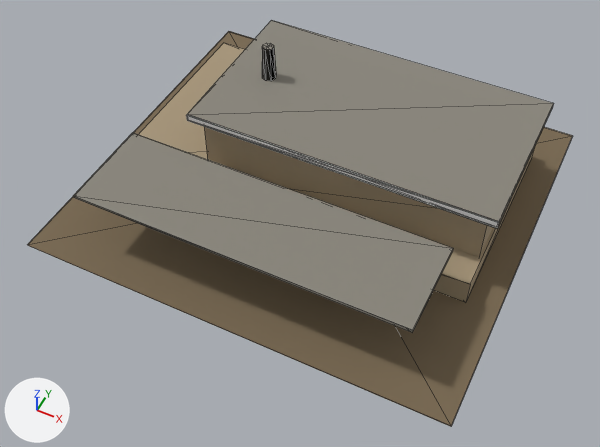
The glTF model assets/dist/dweller_building_workshop/lod2.glb: old version first, new version second.
Rendered twice from a 50 mm camera at (12.3, -26.4, 29.9) aimed at (0.6, -3.0, 0.5). Lighting does not change. The marker at lower left points along +X, +Y and +Z. The older version comes first. Mesh edges are drawn as thin lines. Vertices at exactly the same position are counted once.

In view in the first picture: 'dweller_building_workshop'.
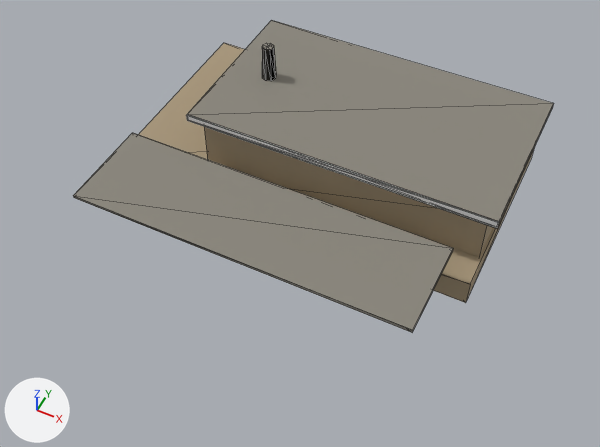
Location of each change, (x1, y1, x2, y2) in pixels of the pictures (600 x 447 px):
'dweller_building_workshop', reshaped (12% narrower, 23% shorter): before (28, 20, 572, 427); after (73, 20, 553, 332)
part 1 of me_dweller_building_workshop, deleted (brown): before (28, 31, 572, 427)

What the commit changed:
me_dweller_building_workshop is used by ob_dweller_building_workshop; location (0.0, 0.0, 0.0).
me_dweller_building_workshop had 66 vertices, 104 faces and spanned x -10.5..10.5, y -9.5..9.5, z 0.0..6.2.
me_dweller_building_workshop no longer uses material mat_dirt (brown #7a6a52).
me_dweller_building_workshop now has 58 vertices, 92 faces and spans x -9.2..9.4, y -8.2..6.8, z 0.0..6.2.
me_dweller_building_workshop part 1: the loose piece of 8 vertices spanning x -10.5..10.5, y -9.5..9.5, z 0.0 is deleted.
